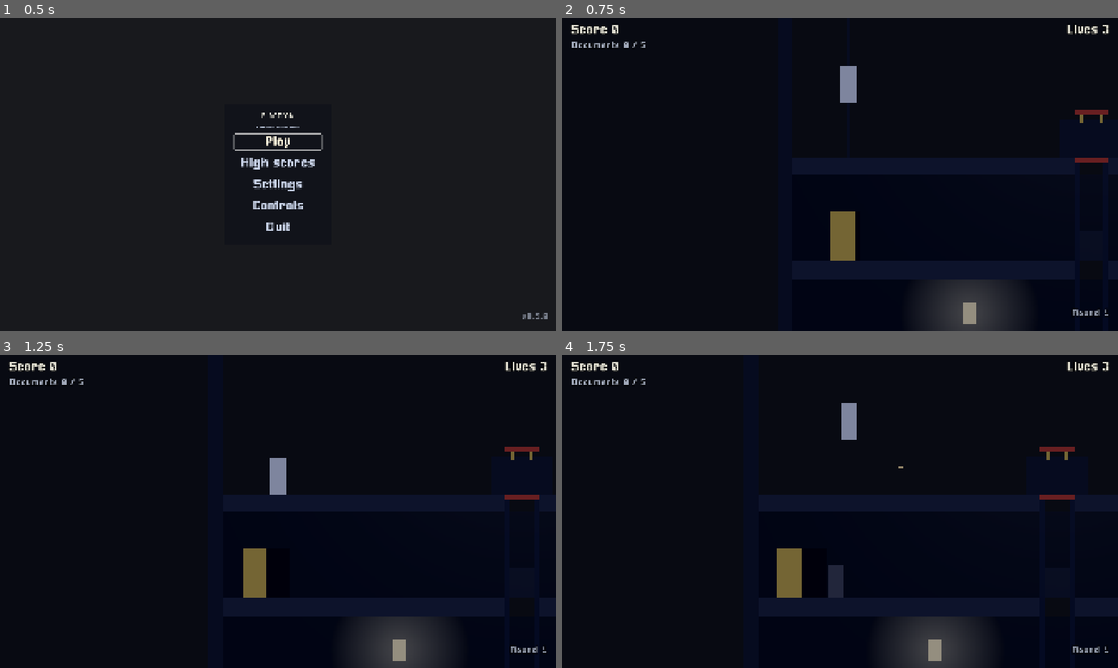
Above: before the commit, frames 1-4 (two rows, left to right).
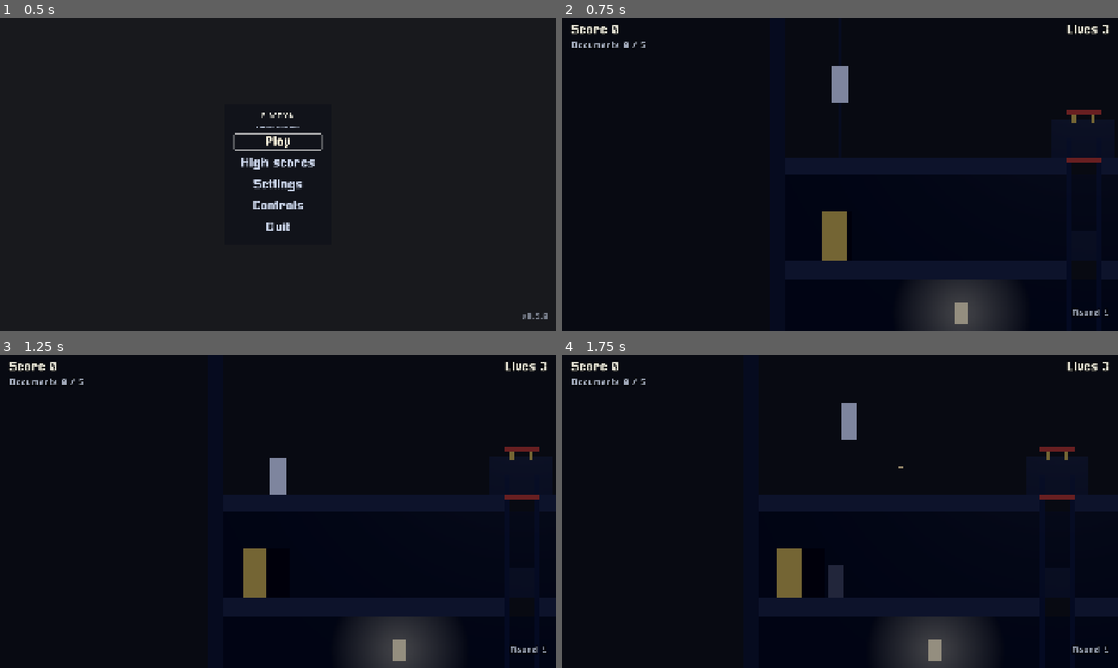
Above: after the commit, the same moments.

Repository: BalashovDmitriy/elaction
Game: Godot game, scene res://src/main.tscn
Same seed, same stepped clock (60 frames per second), same inputs: the game is played once before the commit and once after it.
Inputs (mouse positions are in pixels of both pictures, inside the frame that each line leads up to):
- Up to frame 1 (0.5 s): no input
- Up to frame 2 (0.75 s): click "Play" at 0.5 s
- Up to frame 3 (1.25 s): no input
- Up to frame 4 (1.75 s): tap Enter at 1.25 s; move the mouse to (962, 495) at 1.27 s; hold Right (move_right) from 1.28 s (still down); tap X (shoot) at 1.35 s; click (962, 495) at 1.42 s; tap Space (jump) at 1.52, 1.55 s

Frame 1 is identical in both runs. In frame 2, 1.3% of the frame differs, in the area x 46-99%, y 15-98%; in frame 3, less than 0.1%; in frame 4, less than 0.1%.

Commit message:
fix(m15): находки авторевью — слушатель звука, камера на старте, габарит агента
Авторевью xhigh нашло четыре дефекта переезда.

Весь позиционный звук молчал: AudioStreamPlayer3D считает громкость от
слушателя, а слушателем по умолчанию была камера — в двадцати метрах от
плоскости игры, дальше любого радиуса слышимости. У SideCamera появился
AudioListener3D в плоскости игры под центром кадра, где по сути и стоял
слушатель в 2D.

Камера уезжала вбок на старте каждого здания: apply_bounds() возвращала её
к центру, записанному в _ready Otto, а не туда, куда уровень его поставил.
Теперь слежение начинается с прыжка к цели.

Коробка агента расходилась с хитбоксом: размер приседа читался из мозга до
того, как туда доехали числа правил, и не обновлялся после apply_rules().
Лежащий агент рисовался в полтора раза выше своей коллизии. Габарит теперь
пересобирается вместе с числами боя, у ActorBox есть размер лёжа.

Машинное отделение доставало до плоскости игры глубиной в метр — Otto
проходил сквозь него на крыше. Глубина 0.7, задняя стена за спиной.

Плюс: семь копий «BoxMesh + MeshInstance3D + материал» собраны в
GreyboxLook.box(), габарит створки берётся из одной константы, этаж лампы
привязан к её же полю, ADR-0002 помечен отменённым — его настройки рендера
менялись, а статус говорил «принято».

Co-Authored-By: Claude Fable 5.1 <noreply@anthropic.com>
Claude-Session: https://claude.ai/code/session_01DhSWxXbyXsyekJsGLT7h8r

Diff:
--- a/src/actors/enemy/enemy.gd
+++ b/src/actors/enemy/enemy.gd
@@ -77,10 +77,7 @@
 	_brain.same_line = same_line
 	# Стоячий рост берётся у самой формы, а не записывается вторым числом:
 	# разъехавшись, они дали бы агента, который уклоняется не своим телом.
-	var standing := (_shape.shape as BoxShape3D).size
-	_brain.stand_height = standing.y
-	_body.standing = standing
-	_body.crouching = Vector3(standing.x, _brain.kneel_height, standing.z)
+	_brain.stand_height = (_shape.shape as BoxShape3D).size.y
 	_body.material_override = GreyboxLook.marker(GreyboxLook.AGENT)
 	_refresh_brain()
 
@@ -312,6 +309,23 @@
 	# и в первых зданиях его берут стоящим.
 	_brain.can_kneel = _menace >= rules.agent_kneels_from_menace
 	_brain.can_go_prone = _menace >= rules.agent_goes_prone_from_menace
+	# До дерева коробки ещё нет; в дереве она повторяет новые ростá сразу.
+	if _body != null:
+		_size_the_body()
+
+
+## Коробка тела повторяет форму коллизии в каждой стойке: стоя — саму форму из
+## сцены, на колене и лёжа — те же ростá, под которые [method _fit_shape] режет
+## форму. Считается здесь, а не в [method Node._ready], потому что ростá приходят
+## из правил здания и могут смениться после него ([method apply_rules]); коробка,
+## снятая один раз при рождении, дальше била бы не там, где нарисована.
+func _size_the_body() -> void:
+	var standing := (_shape.shape as BoxShape3D).size
+	standing.y = _brain.stand_height
+	_body.standing = standing
+	_body.crouching = Vector3(standing.x, _brain.kneel_height, standing.z)
+	_body.lying = Vector3(standing.y, _brain.prone_height, standing.z)
+	_body.refresh()
 
 
 ## Правила, по которым живёт агент. Выпущенному уровнем их отдали, а
--- a/src/levels/building_shafts.gd
+++ b/src/levels/building_shafts.gd
@@ -30,8 +30,12 @@
 
 ## Толщина створок шахты и машинного отделения. Створки висят на задней стене,
 ## как и двери этажей; домик стоит на крыше у той же стены.
+##
+## Домик не доходит до плоскости игры: его передняя грань кончается за спиной
+## Otto (тело толщиной [constant WorldSpace.BODY_DEPTH] вокруг нуля), иначе он
+## проходил бы сквозь стену домика, а не перед ней (авторевью M15).
 const PANEL_THICKNESS: float = 0.08
-const MACHINE_ROOM_DEPTH: float = 1.0
+const MACHINE_ROOM_DEPTH: float = 0.7
 
 var _rules: BuildingRules
 var _plan: BuildingPlan
@@ -111,11 +115,7 @@
 	if rect.size.x <= 0.0 or rect.size.y <= 0.0:
 		return
 
-	var mesh := BoxMesh.new()
-	mesh.size = Vector3(rect.size.x, rect.size.y, depth)
-	var part := MeshInstance3D.new()
-	part.mesh = mesh
-	part.material_override = material
+	var part := GreyboxLook.box(Vector3(rect.size.x, rect.size.y, depth), material)
 	part.position = WorldSpace.to_scene(rect.get_center())
 	part.position.z = z
 	add_child(part)
--- a/src/levels/greybox_level.gd
+++ b/src/levels/greybox_level.gd
@@ -380,11 +380,9 @@
 	# физики на всё здание незачем, [method _finish_the_slide] его и снимет.
 	set_physics_process(true)
 
-	var mesh := BoxMesh.new()
-	mesh.size = Vector3(ROPE_WIDTH, landing.y, ROPE_WIDTH)
-	_rope = MeshInstance3D.new()
-	_rope.mesh = mesh
-	_rope.material_override = GreyboxLook.surface(GreyboxLook.WALL)
+	_rope = GreyboxLook.box(
+		Vector3(ROPE_WIDTH, landing.y, ROPE_WIDTH), GreyboxLook.surface(GreyboxLook.WALL)
+	)
 	_rope.position = WorldSpace.to_scene(Vector2(landing.x, landing.y * 0.5))
 	_rope.position.z = -0.3
 	add_child(_rope)
@@ -478,7 +476,7 @@
 		# висит ровно на середине пролёта, где округление решает случай.
 		lamp.floor_index = spot.floor_index
 		lamp.crushed.connect(_on_lamp_crushed)
-		lamp.fell.connect(_on_lamp_fell.bind(spot.floor_index))
+		lamp.fell.connect(_on_lamp_fell.bind(lamp.floor_index))
 		add_child(lamp)
 		lamp.hang(LAMP_HANG_HEIGHT)
 		_lamps.append(lamp)
@@ -501,11 +499,9 @@
 	add_child(zone)
 	_exit_position = area.get_center()
 
-	var sill := BoxMesh.new()
-	sill.size = Vector3(EXIT_WIDTH, 0.05, PANEL_THICKNESS)
-	var threshold := MeshInstance3D.new()
-	threshold.mesh = sill
-	threshold.material_override = GreyboxLook.marker(GreyboxLook.DOOR)
+	var threshold := GreyboxLook.box(
+		Vector3(EXIT_WIDTH, 0.05, PANEL_THICKNESS), GreyboxLook.marker(GreyboxLook.DOOR)
+	)
 	threshold.position = WorldSpace.to_scene(Vector2(centre, surface - 0.025))
 	threshold.position.z = WorldSpace.BACK_WALL_Z + PANEL_THICKNESS
 	add_child(threshold)
@@ -515,11 +511,7 @@
 ## Машина у выхода. Стоит на полу нижнего этажа рядом с проёмом, за плоскостью
 ## игры: она снаружи здания, и заходить на неё Otto не может — это вид, не тело.
 func _spawn_car(exit_area: Rect2) -> void:
-	var mesh := BoxMesh.new()
-	mesh.size = CAR_SIZE
-	_car = MeshInstance3D.new()
-	_car.mesh = mesh
-	_car.material_override = GreyboxLook.marker(GreyboxLook.CAR)
+	_car = GreyboxLook.box(CAR_SIZE, GreyboxLook.marker(GreyboxLook.CAR))
 	# Уезжает в ближнюю сторону: там же и стоит. В дальнюю машина ехала бы через
 	# всё здание, и «уехал» растянулось бы на пять секунд вместо одной.
 	_car_towards = -1.0 if exit_area.get_center().x < rules.width * 0.5 else 1.0
@@ -859,13 +851,7 @@
 	var collision := CollisionShape3D.new()
 	collision.shape = shape
 	body.add_child(collision)
-
-	var mesh := BoxMesh.new()
-	mesh.size = size
-	var visual := MeshInstance3D.new()
-	visual.mesh = mesh
-	visual.material_override = material
-	body.add_child(visual)
+	body.add_child(GreyboxLook.box(size, material))
 
 	add_child(body)
 
@@ -875,11 +861,7 @@
 func _build_panel(rect: Rect2, material: StandardMaterial3D, z: float) -> void:
 	if rect.size.x <= 0.0 or rect.size.y <= 0.0:
 		return
-	var mesh := BoxMesh.new()
-	mesh.size = Vector3(rect.size.x, rect.size.y, PANEL_THICKNESS)
-	var panel := MeshInstance3D.new()
-	panel.mesh = mesh
-	panel.material_override = material
+	var panel := GreyboxLook.box(Vector3(rect.size.x, rect.size.y, PANEL_THICKNESS), material)
 	panel.position = WorldSpace.to_scene(rect.get_center())
 	panel.position.z = z
 	_walls.add_child(panel)
--- a/src/systems/assets/actor_box.gd
+++ b/src/systems/assets/actor_box.gd
@@ -16,6 +16,11 @@
 ## разошёлся бы с телом, которым актёр на самом деле ловит пули.
 var standing := Vector3.ONE
 var crouching := Vector3.ONE
+## Габарит лёжа, м. Нулевой — лежащий занимает столько же, сколько стоял, но
+## поперёк: так ложатся мёртвые, у которых своей формы коллизии нет. Живой
+## лёжа — агент — отдаёт свой: его рост лёжа вдвое меньше ширины стоячего, и
+## коробка выше тела показывала бы пулю, прошедшую сквозь него (авторевью M15).
+var lying := Vector3.ZERO
 
 var _shown := ""
 var _mesh := BoxMesh.new()
@@ -28,16 +33,30 @@
 ## Собирает коробку под позу. Пересобирает только на смене: [BoxMesh]
 ## пересчитывает вершины на каждую запись размера, а поз за секунду меняются
 ## единицы, кадров же — шестьдесят.
+##
+## Габариты могут прийти после первой позы — актёр узнаёт их у правил здания.
+## Тогда зовут [method refresh], и коробка пересобирается под ту же позу.
 func show_pose(pose: String) -> void:
 	if pose == _shown:
 		return
 	_shown = pose
+	_rebuild()
 
+
+## Пересобирает коробку под текущую позу заново: габарит сменился.
+func refresh() -> void:
+	if _shown.is_empty():
+		return
+	_rebuild()
+
+
+func _rebuild() -> void:
 	var size := standing
-	if pose == ActorPose.CROUCH:
+	if _shown == ActorPose.CROUCH:
 		size = crouching
-	elif ActorPose.is_down(pose):
-		# Лежащий занимает столько же, сколько стоял, но поперёк.
+	elif _shown == ActorPose.PRONE and lying != Vector3.ZERO:
+		size = lying
+	elif ActorPose.is_down(_shown):
 		size = Vector3(standing.y, standing.x, standing.z)
 	_mesh.size = size
 	# Начало актёра — в ногах, начало коробки — в её середине.
--- a/src/systems/assets/actor_pose.gd
+++ b/src/systems/assets/actor_pose.gd
@@ -52,12 +52,16 @@
 ## Поза приседа. Одна на Otto и на агента: у агента это «на колене».
 const CROUCH := "crouch"
 
+## Поза агента лёжа. Единственная лежащая поза живого: у неё свой рост, и
+## коробка греев-бокса берёт его у формы коллизии, а не кладёт стоячего набок.
+const PRONE := "prone"
+
 ## Позы, в которых актёр лежит, — все три вида смерти и уклонение лёжа.
 ##
 ## Спрашивают об этом снаружи: греев-бокс кладёт коробку набок, а в M16 на том
 ## же вопросе будет выбираться анимация. Перечислять их у каждого, кто спросит,
 ## значит разойтись при первой же новой позе.
-const DOWN: PackedStringArray = ["dead_0", "dead_1", "crushed", "prone"]
+const DOWN: PackedStringArray = ["dead_0", "dead_1", "crushed", PRONE]
 
 ## Поза по состоянию для тех состояний, у которых она одна. Константа, а не
 ## словарь на каждый вызов: поза пересчитывается каждый физический кадр и на
@@ -114,7 +118,7 @@
 	if stance == EnemyBrain.Stance.KNEEL:
 		return CROUCH
 	if stance == EnemyBrain.Stance.PRONE:
-		return "prone"
+		return PRONE
 	if shooting:
 		return "shoot"
 	return walk_frame(walk_phase) if walking else "idle"
--- a/src/systems/assets/greybox_look.gd
+++ b/src/systems/assets/greybox_look.gd
@@ -74,6 +74,20 @@
 	return material
 
 
+## Коробка без тела: меш нужного габарита с материалом, готовый встать в сцену.
+##
+## Собирается в одном месте. Уровень, одежда шахт и эскалатор клали её каждый
+## своими пятью строками — семь копий одного и того же, и первая же правка
+## (слой, тень, материал) разошлась бы между ними (авторевью M15).
+static func box(size: Vector3, material: StandardMaterial3D) -> MeshInstance3D:
+	var mesh := BoxMesh.new()
+	mesh.size = size
+	var part := MeshInstance3D.new()
+	part.mesh = mesh
+	part.material_override = material
+	return part
+
+
 ## Сбрасывает кэш. Нужен тестам: материалы живут в статике, а она переживает
 ## смену сцены, и накопленное из одного теста утекало бы в следующий.
 static func forget() -> void:
--- a/src/systems/doors/door.gd
+++ b/src/systems/doors/door.gd
@@ -17,8 +17,13 @@
 signal document_taken
 
 ## Габарит створки, м. Те же 84×171 прежних пикселя; уровень режет по нему проём
-## в задней стене, поэтому число живёт здесь, а не в двух местах.
+## в задней стене, поэтому число живёт здесь, а не в двух местах — и коробка
+## створки собирается из него же в [method Node._ready], а не лежит в сцене
+## вторым числом.
 const LEAF_SIZE := Vector2(0.84, 1.71)
+
+## Толщина створки, м.
+const LEAF_THICKNESS: float = 0.08
 
 ## На сколько створка отстоит от стены. Чуть больше нуля: лежащая в одной
 ## плоскости со стеной, она мерцала бы с ней на каждом кадре.
@@ -63,6 +68,9 @@
 func _ready() -> void:
 	_visit.hide_time = hide_time
 	_mat_visual.material_override = GreyboxLook.surface(GreyboxLook.SLAB)
+	var leaf := BoxMesh.new()
+	leaf.size = Vector3(LEAF_SIZE.x, LEAF_SIZE.y, LEAF_THICKNESS)
+	_leaf.mesh = leaf
 	_leaf.position = Vector3(0.0, LEAF_SIZE.y * 0.5, WorldSpace.BACK_WALL_Z + LEAF_STANDOFF)
 	_refresh_look()
 
--- a/src/systems/doors/door.tscn
+++ b/src/systems/doors/door.tscn
@@ -1,12 +1,9 @@
-[gd_scene load_steps=5 format=3]
+[gd_scene load_steps=4 format=3]
 
 [ext_resource type="Script" path="res://src/systems/doors/door.gd" id="1_door"]
 
 [sub_resource type="BoxShape3D" id="BoxShape3D_mat"]
 size = Vector3(0.6, 0.3, 0.4)
-
-[sub_resource type="BoxMesh" id="BoxMesh_leaf"]
-size = Vector3(0.84, 1.71, 0.08)
 
 [sub_resource type="BoxMesh" id="BoxMesh_mat"]
 size = Vector3(0.6, 0.02, 0.6)
@@ -15,7 +12,6 @@
 script = ExtResource("1_door")
 
 [node name="Leaf" type="MeshInstance3D" parent="."]
-mesh = SubResource("BoxMesh_leaf")
 
 [node name="MatVisual" type="MeshInstance3D" parent="."]
 transform = Transform3D(1, 0, 0, 0, 1, 0, 0, 0, 1, 0, 0.01, 0)
--- a/src/systems/escalators/escalator.gd
+++ b/src/systems/escalators/escalator.gd
@@ -139,11 +139,9 @@
 	if is_zero_approx(length):
 		return
 
-	var mesh := BoxMesh.new()
-	mesh.size = Vector3(length, BELT_THICKNESS, BELT_DEPTH)
-	var belt := MeshInstance3D.new()
-	belt.mesh = mesh
-	belt.material_override = GreyboxLook.surface(GreyboxLook.ESCALATOR)
+	var belt := GreyboxLook.box(
+		Vector3(length, BELT_THICKNESS, BELT_DEPTH), GreyboxLook.surface(GreyboxLook.ESCALATOR)
+	)
 	belt.position = (from + to) * 0.5 + Vector3(0.0, 0.0, BELT_Z)
 	belt.rotation.z = atan2(span.y, span.x)
 	_ramp.add_child(belt)
--- a/src/systems/side_camera.gd
+++ b/src/systems/side_camera.gd
@@ -26,6 +26,15 @@
 ## За кем едет камера. Пустой — камера стоит там, где её поставили.
 var _target: Node3D = null
 var _centre := Vector2.ZERO
+## Слушатель позиционного звука. Стоит в плоскости игры, а не у камеры: камера
+## отодвинута на [constant DISTANCE], и без него каждый источник — гул кабины,
+## «динь», створка двери — был бы дальше своего `max_distance` и молчал бы.
+## В 2D слушателем был центр кадра, и дальности подобраны под него.
+##
+## Заводится в [method Node._ready], а не при объявлении: узел, созданный полем и
+## не попавший в дерево, никто не освобождает — сцена Otto, поднятая тестом ради
+## размера формы и тут же выброшенная, оставляла бы его сиротой.
+var _listener: AudioListener3D = null
 
 
 func _ready() -> void:
@@ -38,13 +47,16 @@
 	_read_frame()
 	get_viewport().size_changed.connect(_read_frame)
 
+	_listener = AudioListener3D.new()
+	_listener.position = Vector3(0.0, 0.0, -DISTANCE)
+	add_child(_listener)
+	_listener.make_current()
+
 
 func _process(delta: float) -> void:
 	if _target == null:
 		return
-	var wanted := _bounds.clamp_centre(
-		Vector2(_target.global_position.x, _target.global_position.y)
-	)
+	var wanted := _bounds.clamp_centre(_target_point())
 	_centre = CameraBounds.smoothed(_centre, wanted, smoothing_speed, delta)
 	global_position = Vector3(_centre.x, _centre.y, DISTANCE)
 
@@ -53,7 +65,7 @@
 func follow(target: Node3D) -> void:
 	_target = target
 	if target != null:
-		snap_to(Vector2(target.global_position.x, target.global_position.y))
+		snap_to(_target_point())
 
 
 ## Ставит камеру на место без сглаживания.
@@ -68,11 +80,18 @@
 
 ## Границы, за которые камере нельзя выходить. Приходят в координатах правил
 ## (Y вниз) и переводятся здесь: снаружи о развороте Y знать не должны.
+##
+## Границы приходят вместе с расстановкой уровня, когда цель уже стоит на
+## месте. Поэтому камера встаёт на неё, а не на прежнюю середину: та осталась
+## от [method follow], позванного из [method Node._ready] Otto, когда он ещё
+## стоял в начале координат, — и от неё камера полсекунды ехала бы вбок через
+## пустое здание. [Camera2D] такого не делал: он вставал на место первым кадром.
 func apply_bounds(rect: Rect2) -> void:
-	var top := WorldSpace.height_to_scene(rect.end.y)
-	var bottom := WorldSpace.height_to_scene(rect.position.y)
-	_bounds.limits = Rect2(rect.position.x, top, rect.size.x, bottom - top)
-	snap_to(_centre)
+	# Низ правил — это верх сцены, и наоборот.
+	var lowest := WorldSpace.height_to_scene(rect.end.y)
+	var highest := WorldSpace.height_to_scene(rect.position.y)
+	_bounds.limits = Rect2(rect.position.x, lowest, rect.size.x, highest - lowest)
+	snap_to(_target_point() if _target != null else _centre)
 
 
 ## Что сейчас в кадре, в координатах правил.
@@ -82,6 +101,11 @@
 	return Rect2(scene_view.position.x, top, scene_view.size.x, scene_view.size.y)
 
 
+## Где сейчас цель, в координатах сцены. Z отбрасывается: кадр плоский.
+func _target_point() -> Vector2:
+	return Vector2(_target.global_position.x, _target.global_position.y)
+
+
 ## Пересчитывает половины кадра по размеру окна: ширина кадра зависит от
 ## соотношения сторон, и на другом окне она другая.
 func _read_frame() -> void:
--- a/tests/test_agent_doors.gd
+++ b/tests/test_agent_doors.gd
@@ -195,7 +195,8 @@
 			if agent.is_emerging():
 				continue
 			var door := _door_behind(level, agent)
-			if door == null or absf(door.mat_position().x - agent.global_position.x) > 0.01:
+			var at := WorldSpace.to_plane(agent.global_position)
+			if door == null or absf(door.mat_position().x - at.x) > 0.01:
 				continue
 			# Агент ещё стоит на самом коврике, но проём уже освободил: створка
 			# обязана идти обратно, а не стоять нараспашку (ADR-0020, решение 4).
Not shown, changed: docs/STATUS.md
Not shown, changed: docs/adr/0002-visual-target.md
